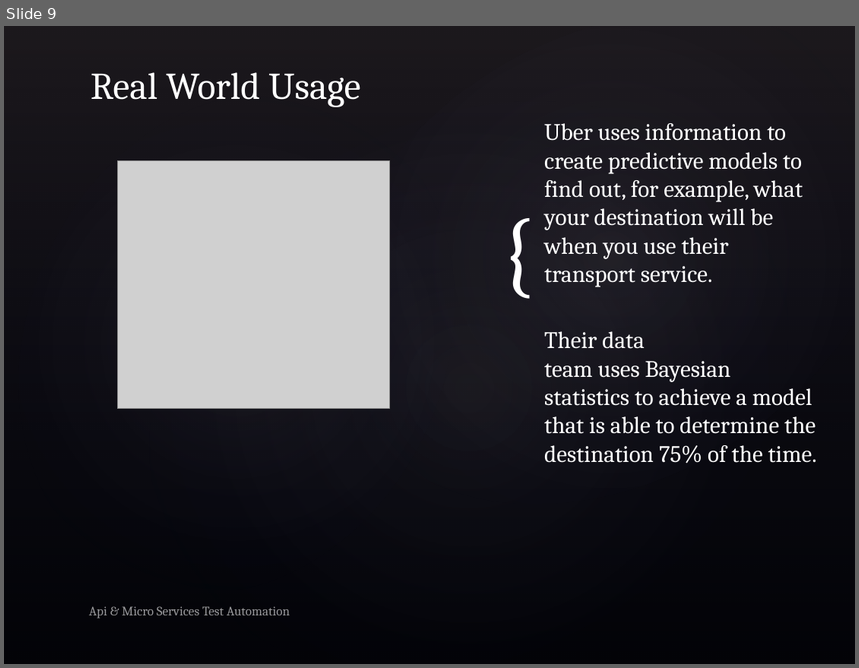
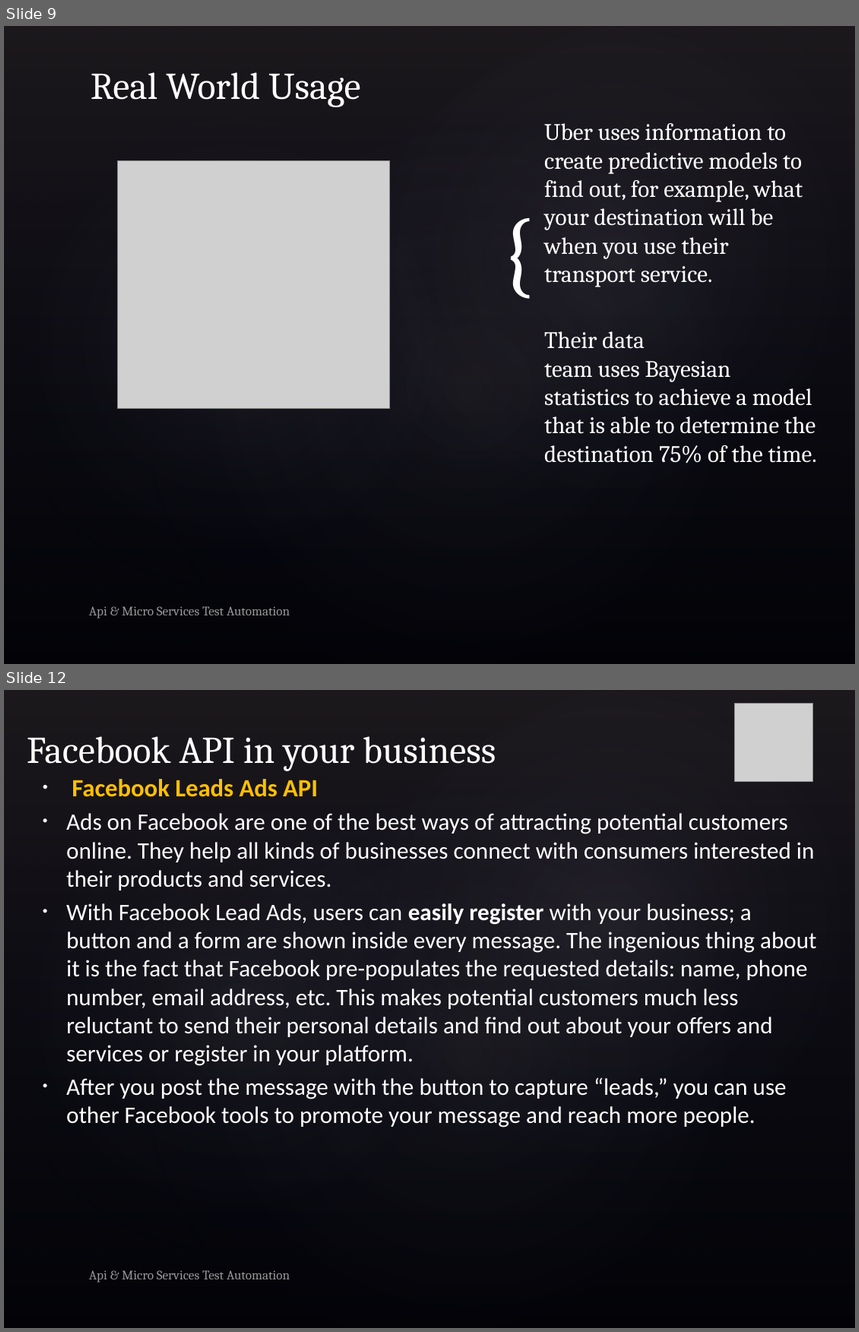
Before and after one commit to shreekhedkar/Docs, a slide deck: Ppt/APICourse.pptx. Shown one above the other, each under a label of ours: slide 9 before the commit, slides 9 and 12 after it; the slides between them are not shown. The pictures are 859x668 and 859x1332 pixels, drawn with LibreOffice and Linux fonts; fonts in the diff are those of the drawing; grey boxes stand for pictures; background and template pictures are left out. Boxes give left, top, right and bottom in pixels: in the first picture for what was removed or moved away, otherwise in the second. Text is boxed around its words. In the diff, an @@ line names an element or a change of style, - is before the commit and + after.

```diff
--- a/Ppt/APICourse.pptx
+++ b/Ppt/APICourse.pptx
@@ slide 12 added at [4,690,855,1328], background picture (left out); not listed: 4 template elements that a slide beside it also shows @@
@@ picture added at [734,703,813,781] @@
@@ title added at [27,736,496,771], 32 pt, text #FFFFFF @@
+Facebook API in your business
@@ text added at [66,779,816,1128], 20 pt, text #FFFFFF @@
+• Facebook Leads Ads API
+• Ads on Facebook are one of the best ways of attracting potential customers online. They help all kinds of businesses connect with consumers interested in their products and services.
+• With Facebook Lead Ads, users can easily register with your business; a button and a form are shown inside every message. The ingenious thing about it is the fact that Facebook pre-populates the requested details: name, phone number, email address, etc. This makes potential customers much less reluctant to send their personal details and find out about your offers and services or register in your platform.
+• After you post the message with the button to capture “leads,” you can use other Facebook tools to promote your message and reach more people.
@@ text added at [89,1271,290,1283], 11 pt, text #FFFFFF at 60% opacity @@
+Api & Micro Services Test Automation
```
Also in this commit, not shown: 7 slides changed, 4 other slides added, 1 slide removed, 36 other files.
